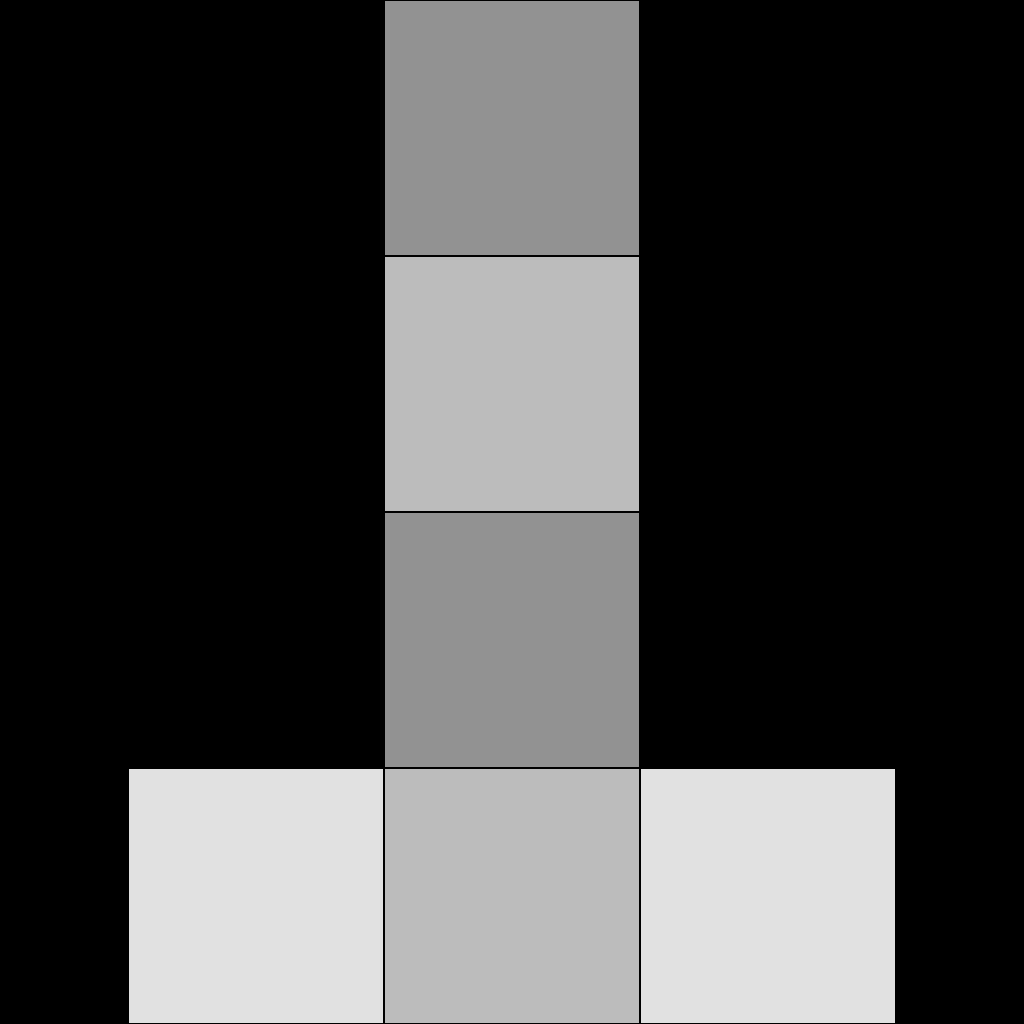
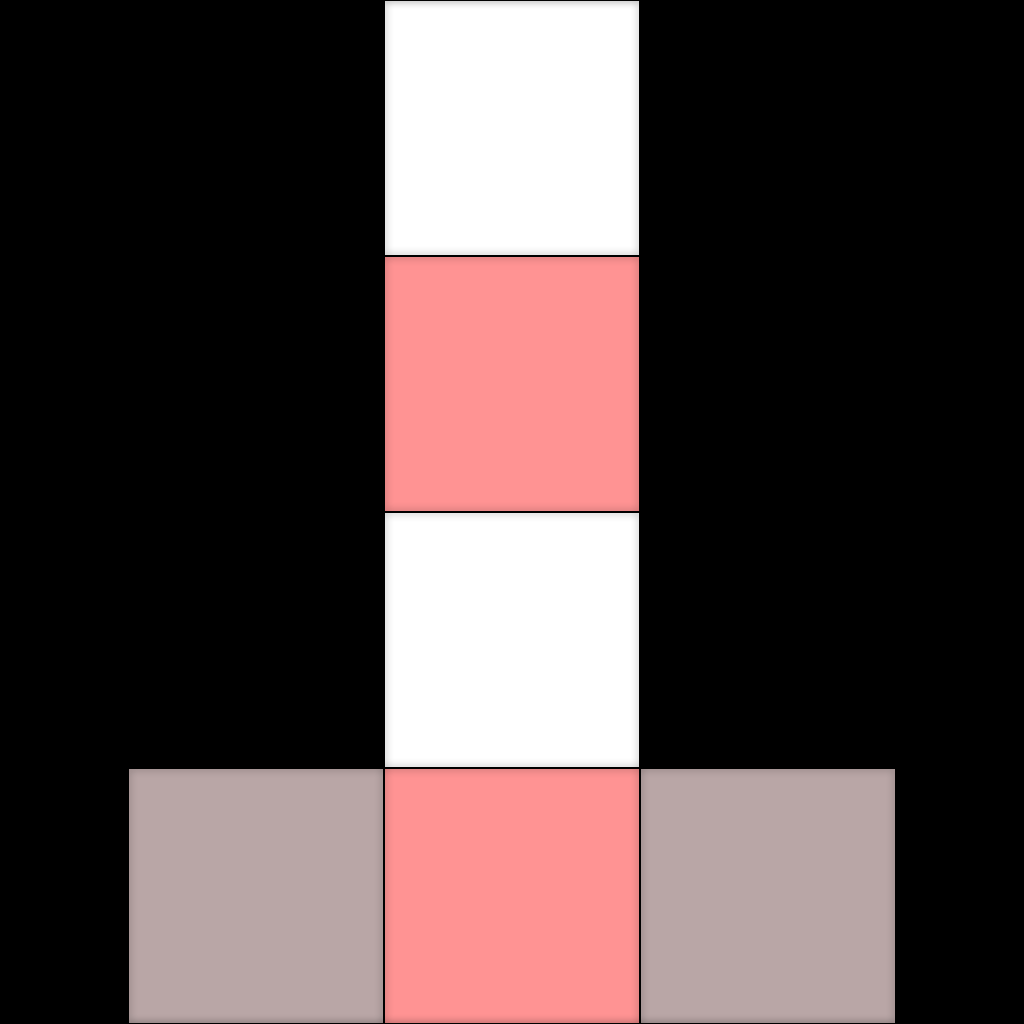
Before/after of a 1024px x 1024px layered artwork. What changed in the layer stack:
added layer "uv copy" above "uv" over [left=129, top=1, right=895, bottom=1023]